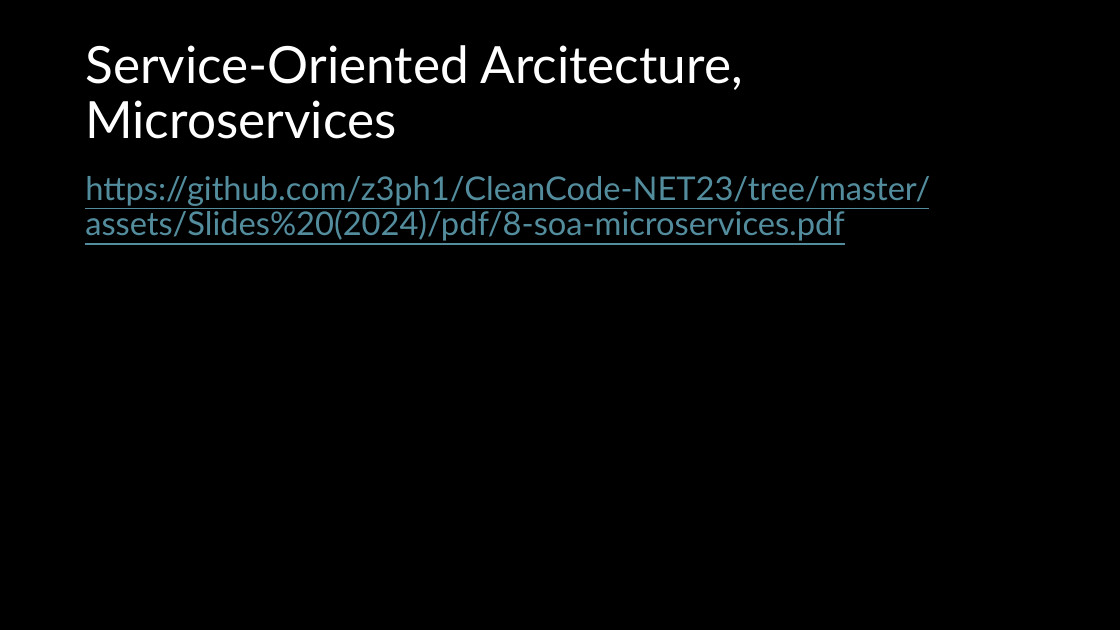
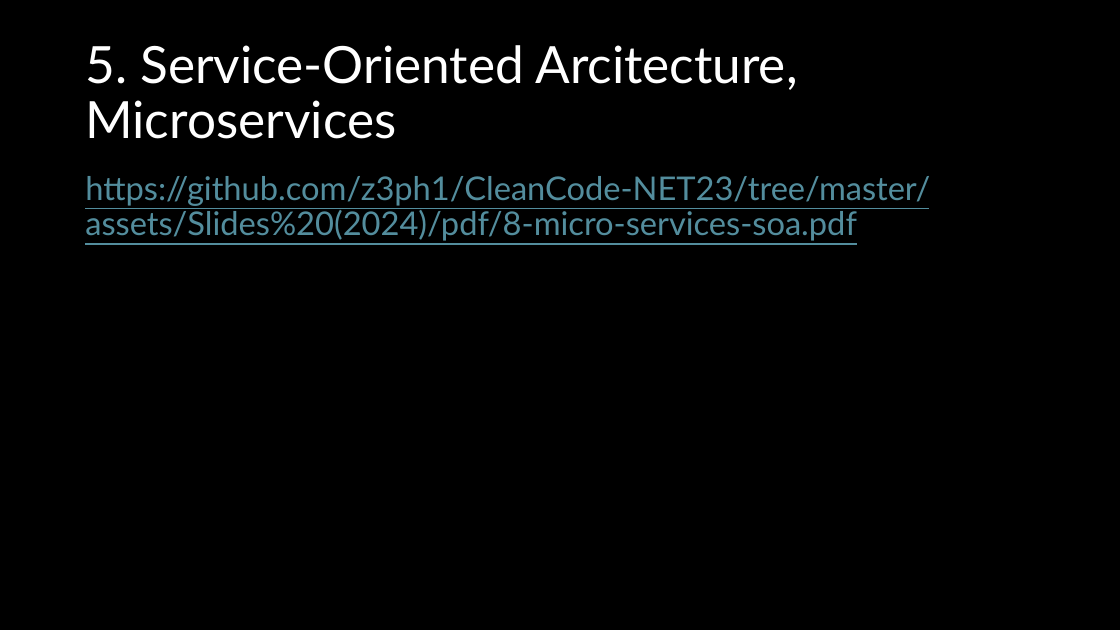
Before and after one commit to z3ph1/CleanCode-NET23, a slide deck: slide 10 of assets/Slides (2024)/pptx/1-clean-code.pptx (slide 12 before the commit). Drawn at 1120x630 pixels with LibreOffice and Linux fonts; fonts in the diff are those of the drawing. Boxes give left, top, right and bottom in pixels: in the first picture for what was removed or moved away, otherwise in the second. Text is boxed around its words. In the diff, an @@ line names an element or a change of style, - is before the commit and + after.

```diff
--- a/assets/Slides (2024)/pptx/1-clean-code.pptx
+++ b/assets/Slides (2024)/pptx/1-clean-code.pptx
@@ title at (x1=85, y1=45, x2=797, y2=139): text changed @@
-Service-Oriented Arcitecture, Microservices
+5. Service-Oriented Arcitecture, Microservices
@@ text at (x1=85, y1=176, x2=930, y2=241): text changed @@
-https://github.com/z3ph1/CleanCode-NET23/tree/master/assets/Slides%20(2024)/pdf/8-soa-microservices.pdf
+https://github.com/z3ph1/CleanCode-NET23/tree/master/assets/Slides%20(2024)/pdf/8-micro-services-soa.pdf
```
Also in this commit, not shown: 6 other slides changed, 2 slides removed, 3 other files.
